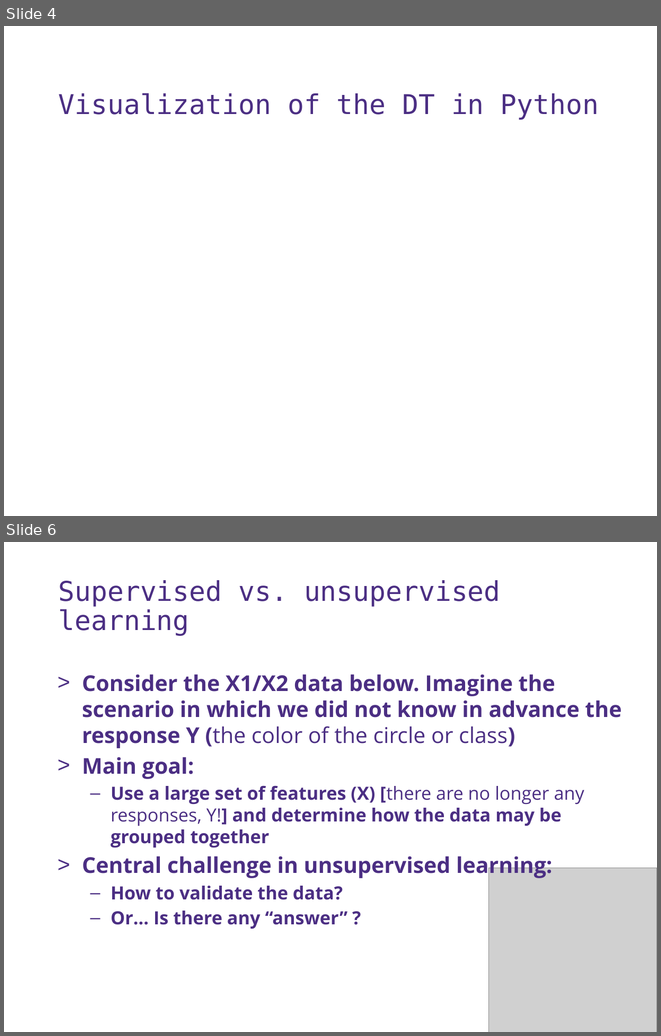
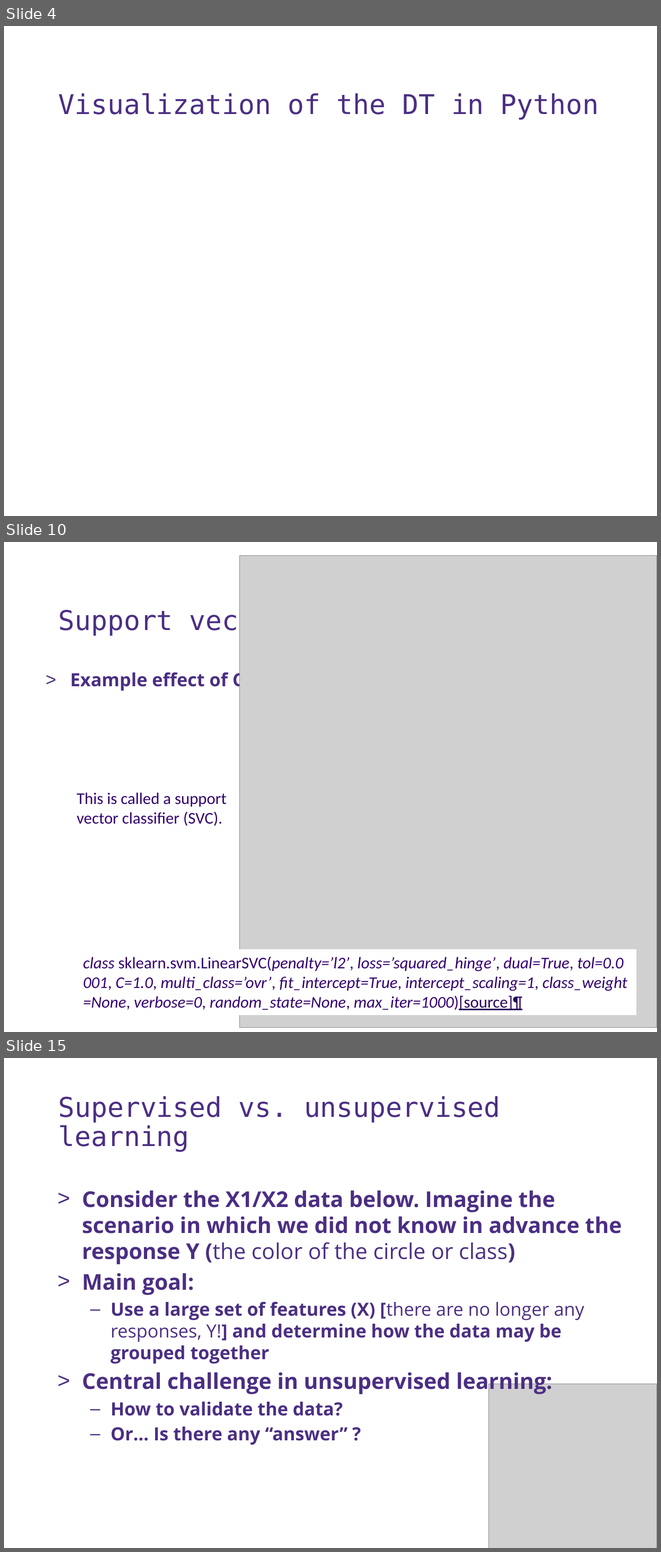
Before and after one commit to UWDIRECT/UWDIRECT.github.io, a slide deck: Wi18_content/DSMCER/L13.SVM_Unsupervised.pptx. Shown one above the other, each under a label of ours: slides 4 and 6 before the commit, slides 4, 10 and 15 after it; the slides between them are not shown. The pictures are 661x1036 and 661x1552 pixels, drawn with LibreOffice and Linux fonts; fonts in the diff are those of the drawing; grey boxes stand for pictures; background and template pictures are left out. Boxes give left, top, right and bottom in pixels: in the first picture for what was removed or moved away, otherwise in the second. Text is boxed around its words. In the diff, an @@ line names an element or a change of style, - is before the commit and + after.

```diff
--- a/Wi18_content/DSMCER/L13.SVM_Unsupervised.pptx
+++ b/Wi18_content/DSMCER/L13.SVM_Unsupervised.pptx
@@ slide 10 added at (x1=4, y1=542, x2=657, y2=1032), background #FFFFFF @@
@@ picture added at (x1=240, y1=556, x2=657, y2=1027) @@
@@ text added at (x1=59, y1=608, x2=288, y2=636), 30 pt, text #4B2E83 @@
+Support vector machine (SVM)
@@ text added at (x1=70, y1=669, x2=244, y2=691), 20 pt, text #4B2E83, bold @@
+> Example effect of C
@@ text added at (x1=77, y1=792, x2=227, y2=826), 18 pt, text #33006F @@
+This is called a support vector classifier (SVC).
@@ rectangle added at (x1=77, y1=949, x2=636, y2=1015), fill #FFFFFF, 18 pt, text #33006F, italic @@
+class sklearn.svm.LinearSVC(penalty=’l2’, loss=’squared_hinge’, dual=True, tol=0.0001, C=1.0, multi_class=’ovr’, fit_intercept=True, intercept_scaling=1, class_weight=None, verbose=0, random_state=None, max_iter=1000)[source]¶
@@ what was slide 6 is now slide 15 @@
```
Also in this commit, not shown: 2 slides changed, 8 other slides added.
